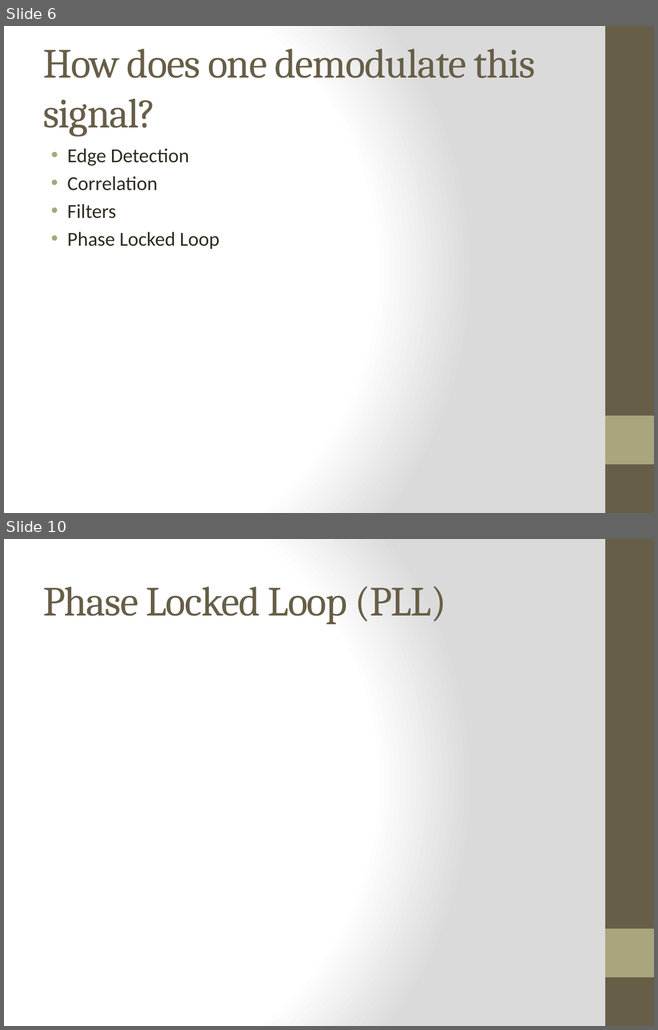
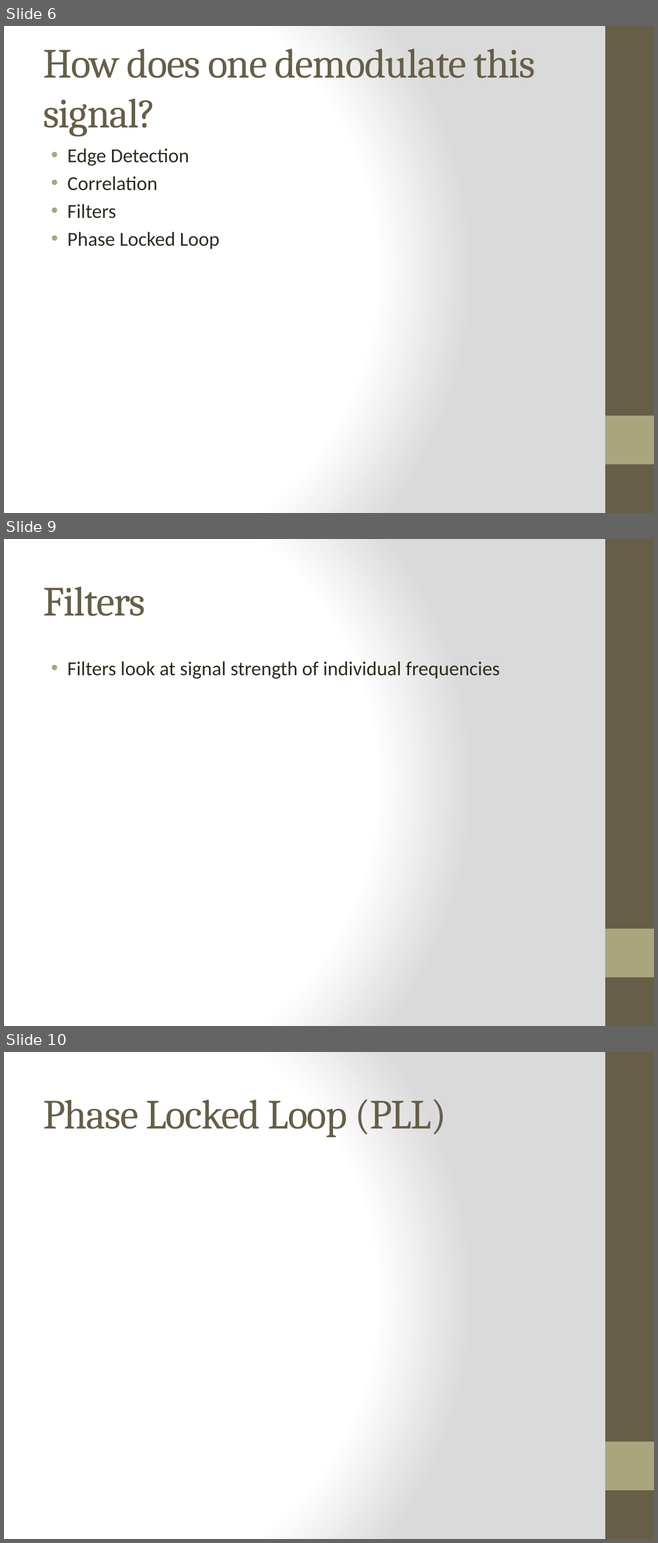
Before and after one commit to robbieford/RRXThesis, a slide deck: Thesis Defense.pptx. Shown one above the other, each under a label of ours: slides 6 and 10 before the commit, slides 6, 9 and 10 after it; the slides between them are not shown. The pictures are 658x1030 and 658x1543 pixels, drawn with LibreOffice and Linux fonts; fonts in the diff are those of the drawing. Boxes give left, top, right and bottom in pixels: in the first picture for what was removed or moved away, otherwise in the second. Text is boxed around its words. In the diff, an @@ line names an element or a change of style, - is before the commit and + after.

```diff
--- a/Thesis Defense.pptx
+++ b/Thesis Defense.pptx
@@ slide 9 added at (4,539,654,1026), background gradient #FFFFFF to #DADADA; not listed: 2 template elements that a slide beside it also shows @@
@@ title added at (43,587,146,616), 46 pt, text #675E47 @@
+Filters
@@ text added at (67,661,499,679), 22 pt, text #2F2B20 @@
+• Filters look at signal strength of individual frequencies
```
Also in this commit, not shown: 1 slide changed, 1 other slide added, 2 slides removed.
